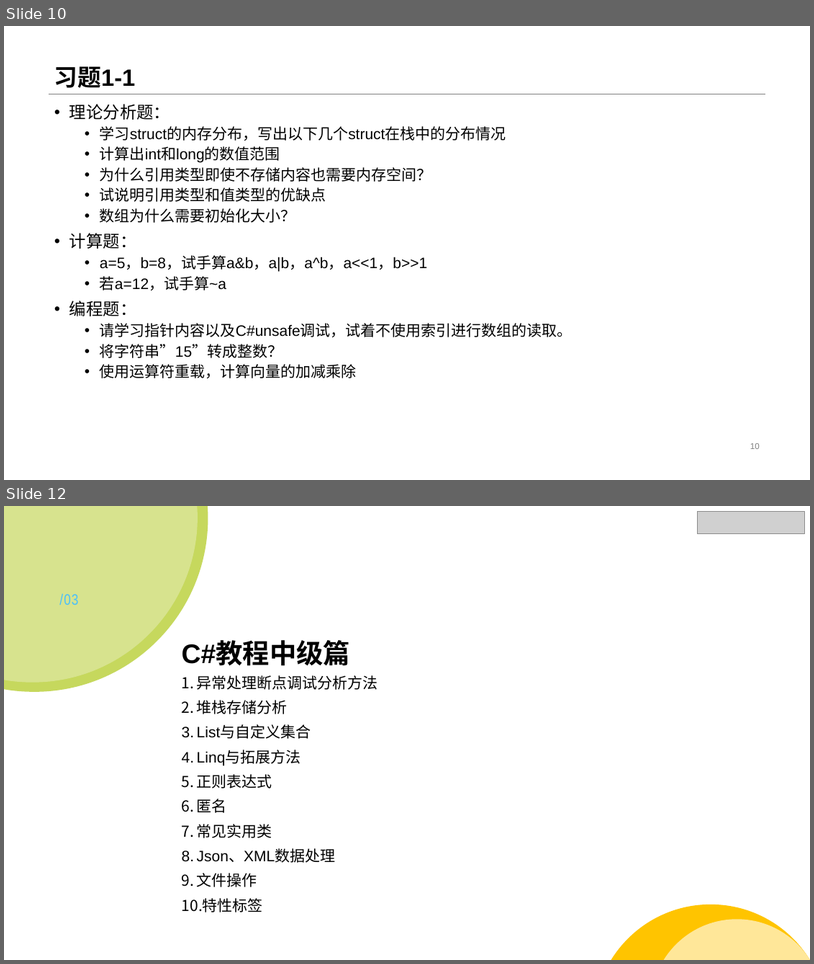
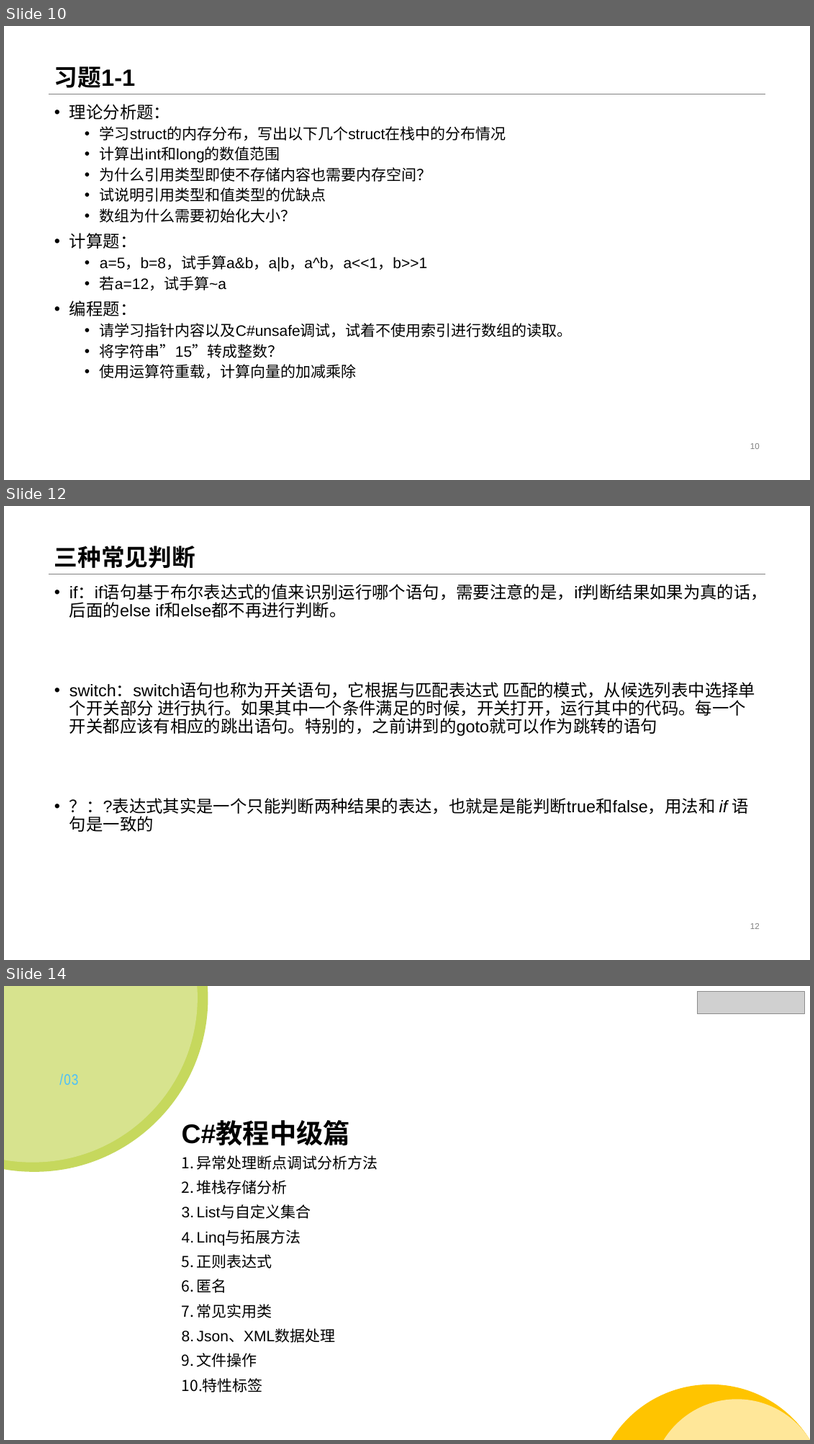
Before and after one commit to StevenEco/.NetCoreGuide, a slide deck: PPT/Microsoft Lesson.pptx. Shown one above the other, each under a label of ours: slides 10 and 12 before the commit, slides 10, 12 and 14 after it; the slides between them are not shown. The pictures are 814x964 and 814x1444 pixels, drawn with LibreOffice and Linux fonts; fonts in the diff are those of the drawing; grey boxes stand for pictures. Boxes give left, top, right and bottom in pixels: in the first picture for what was removed or moved away, otherwise in the second. Text is boxed around its words. In the diff, an @@ line names an element or a change of style, - is before the commit and + after.

```diff
--- a/PPT/Microsoft Lesson.pptx
+++ b/PPT/Microsoft Lesson.pptx
@@ slide 12 added at [4,506,810,960], background #FFFFFF; not listed: 1 template element that a slide beside it also shows @@
@@ title added at [54,546,196,568], 28 pt, text #000000, bold @@
+三种常见判断
@@ text added at [70,584,768,831], 20 pt, text #000000 @@
+• if：if语句基于布尔表达式的值来识别运行哪个语句，需要注意的是，if判断结果如果为真的话，后面的else if和else都不再进行判断。
+• switch：switch语句也称为开关语句，它根据与匹配表达式 匹配的模式，从候选列表中选择单个开关部分 进行执行。如果其中一个条件满足的时候，开关打开，运行其中的代码。每一个开关都应该有相应的跳出语句。特别的，之前讲到的goto就可以作为跳转的语句
+• ？：?表达式其实是一个只能判断两种结果的表达，也就是是能判断true和false，用法和 if 语句是一致的
@@ page number added at [751,923,760,929], 10 pt, text #808080 @@
+12
@@ what was slide 12 is now slide 14 @@
```
Also in this commit, not shown: 2 slides changed, 1 other slide added, 5 other files.
